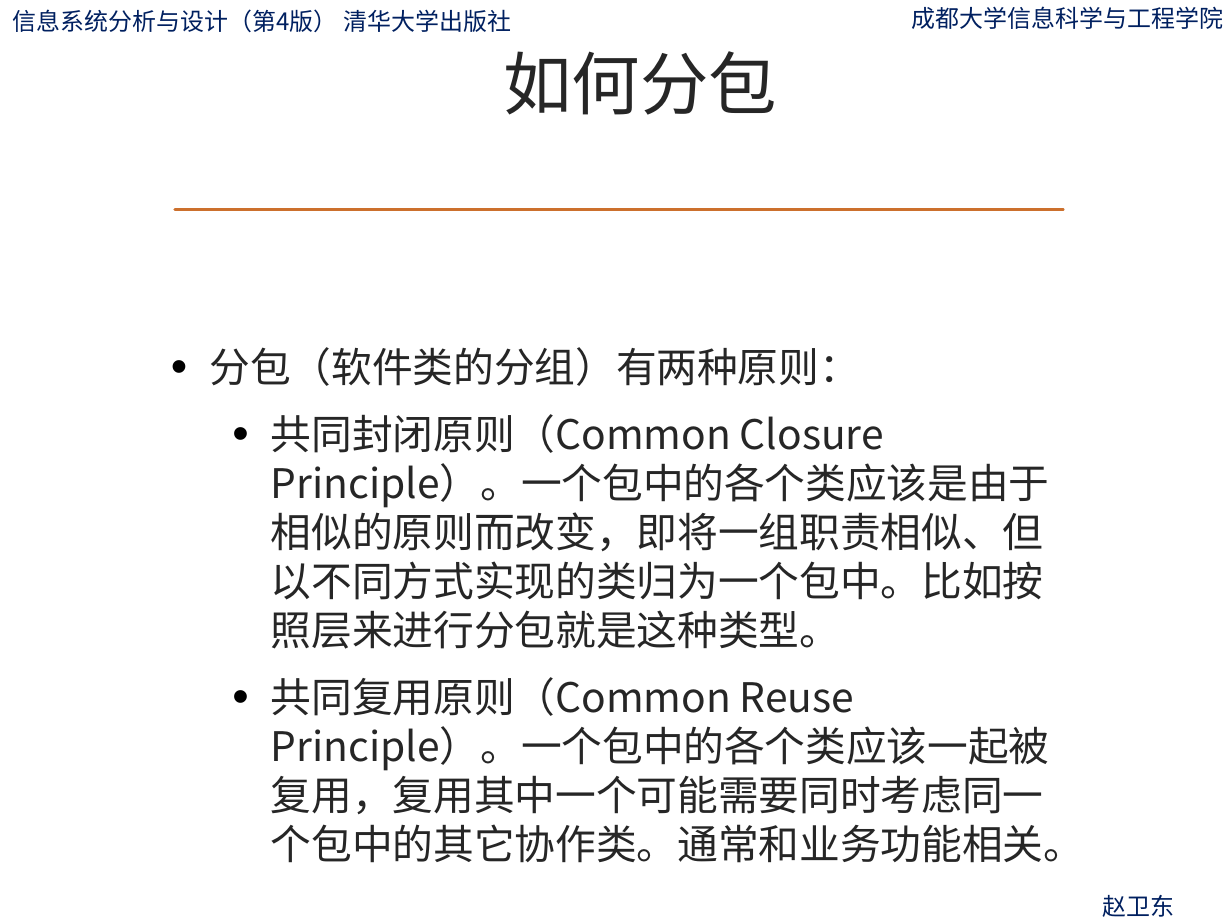
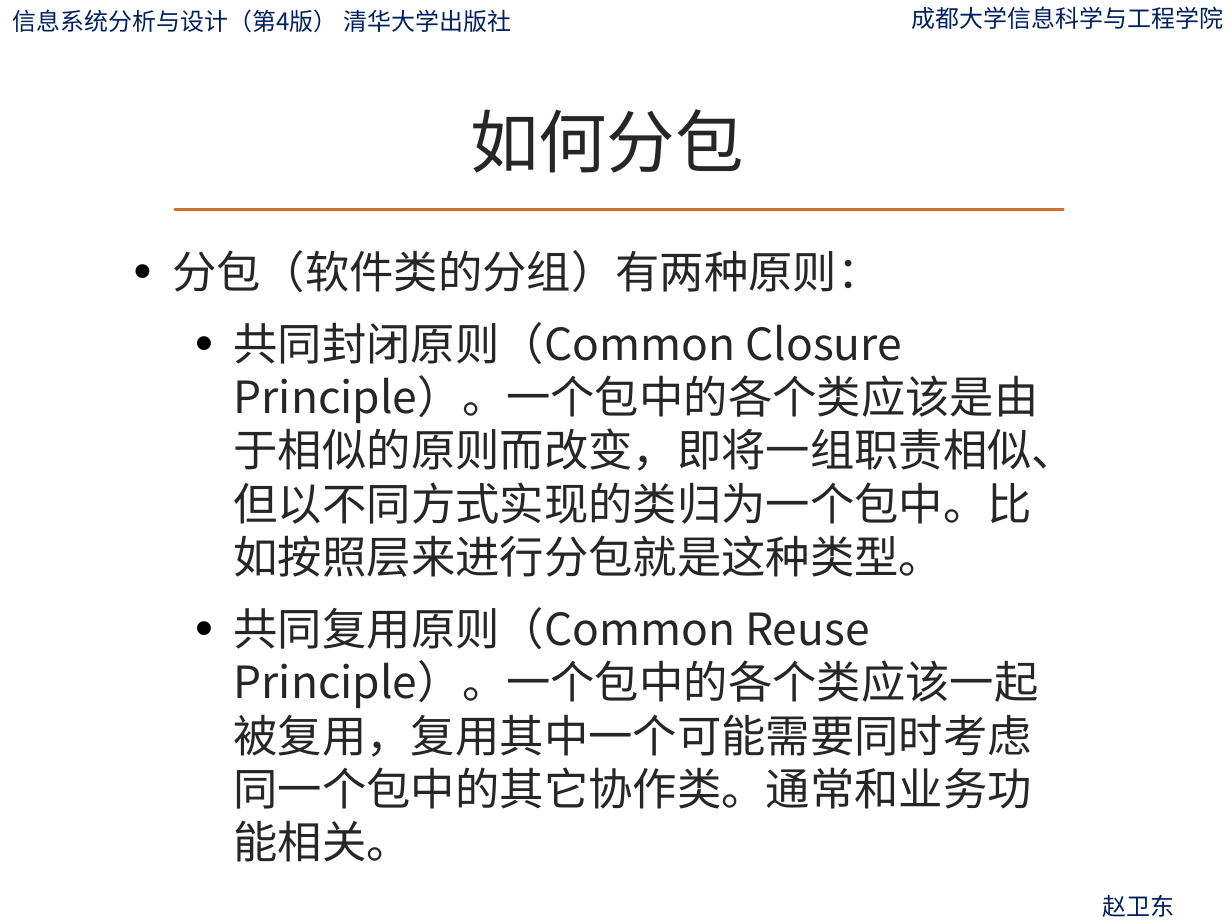
Before and after one commit to ylfagh/is_analysis-1, a slide deck: slide 32 of ppt/第10章-系统总体设计.pptx. Drawn at 1232x924 pixels with LibreOffice and Linux fonts; fonts in the diff are those of the drawing; background and template pictures are left out. Boxes give left, top, right and bottom in pixels: in the first picture for what was removed or moved away, otherwise in the second. Text is boxed around its words. In the diff, an @@ line names an element or a change of style, - is before the commit and + after.

```diff
--- a/ppt/第10章-系统总体设计.pptx
+++ b/ppt/第10章-系统总体设计.pptx
@@ title "如何分包": place and size @@
-title "如何分包" at (504,51,778,115)
+title "如何分包" at (470,109,744,173)
@@ text "分包（软件类的分组）有两种原则：": place and size @@
-text "分包（软件类的分组）有两种原则：" at (209,347,1084,863)
+text "分包（软件类的分组）有两种原则：" at (172,250,1077,862)
@@ text "分包（软件类的分组）有两种原则：" at (172,250,1077,862): size 23.8 to 25.9 pt @@
```
Also in this commit, not shown: 188 other slides changed, 1 slide added.
